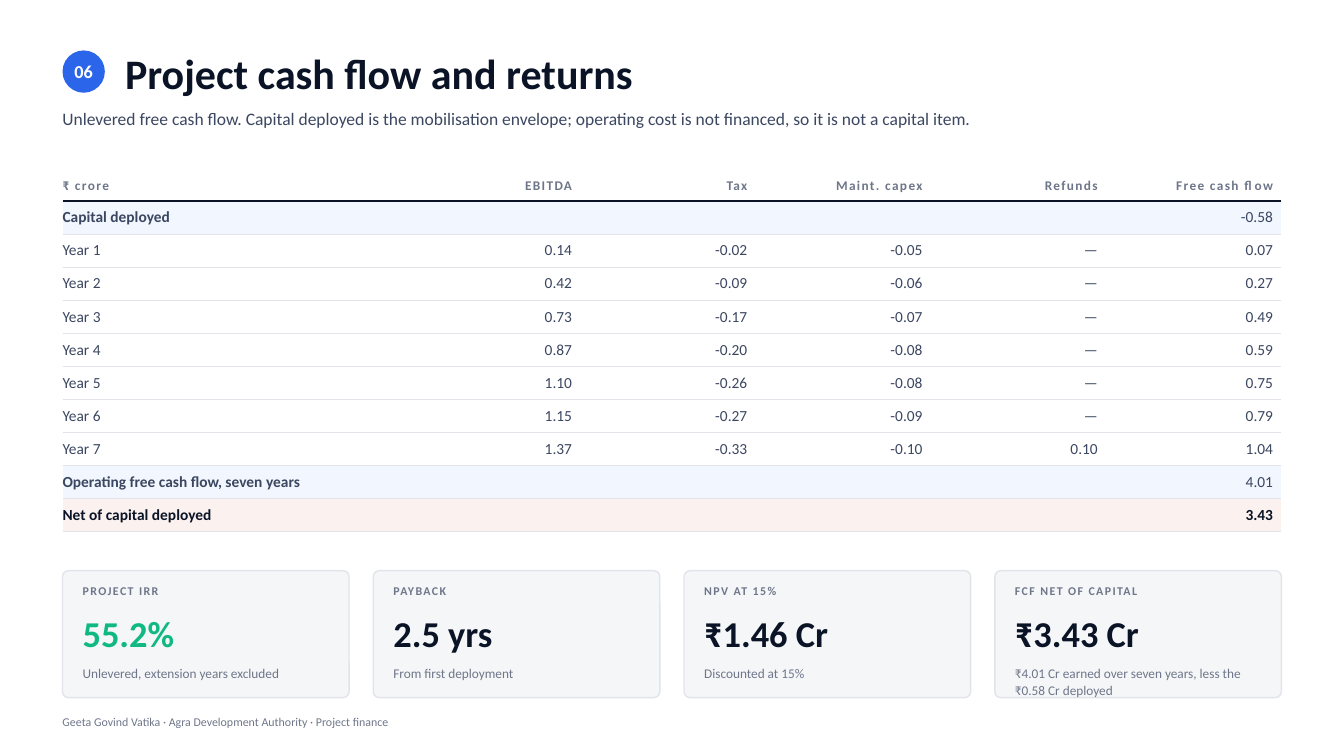
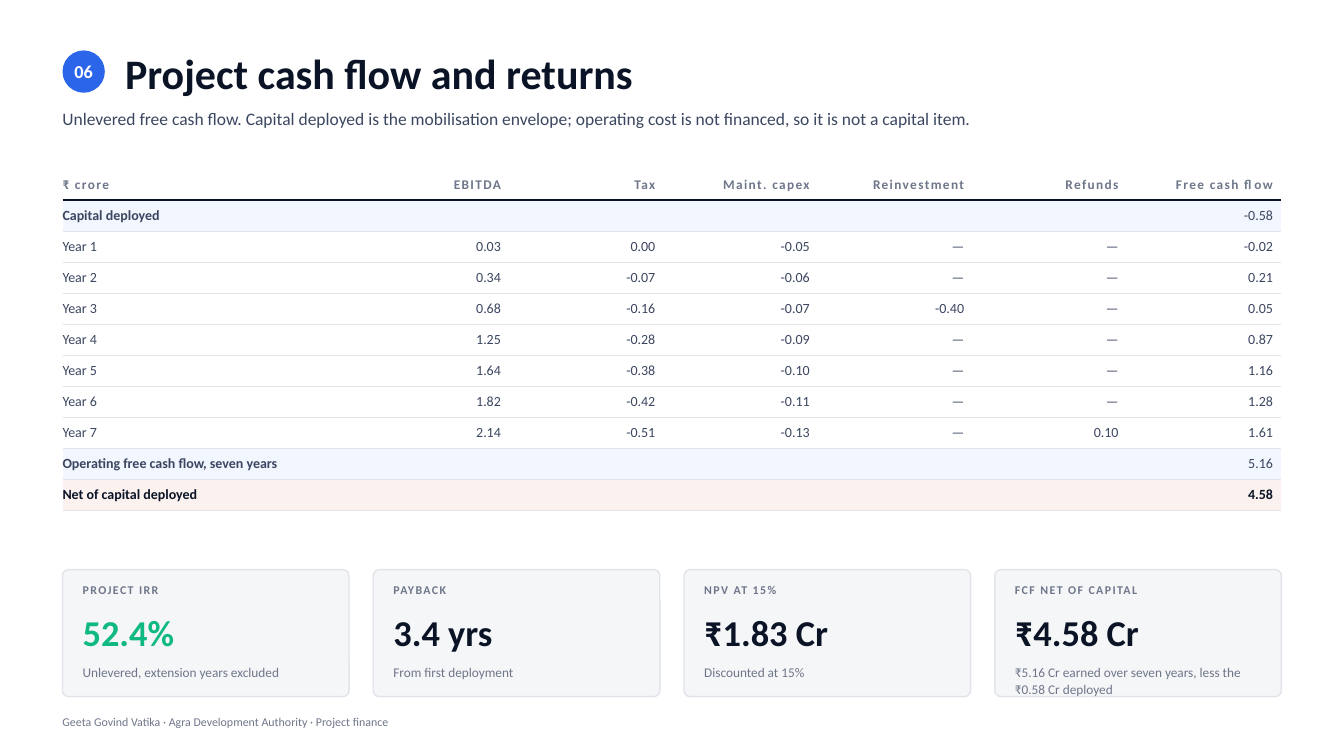
Before and after one commit to eodcfo/vappl-deck, a slide deck: slide 9 of pptx/EOD-Geeta-Govind-Vatika-Project-Finance.pptx (slide 8 before the commit). Drawn at 1344x756 pixels with LibreOffice and Linux fonts; fonts in the diff are those of the drawing. Boxes give left, top, right and bottom in pixels: in the first picture for what was removed or moved away, otherwise in the second. Text is boxed around its words. In the diff, an @@ line names an element or a change of style, - is before the commit and + after.

```diff
--- a/pptx/EOD-Geeta-Govind-Vatika-Project-Finance.pptx
+++ b/pptx/EOD-Geeta-Govind-Vatika-Project-Finance.pptx
@@ table at bbox=[63, 170, 1280, 506] @@
-column 2: EBITDA |  | 0.14 | 0.42 | 0.73 | 0.87 | 1.10 | 1.15 | 1.37 |  | 
-column 3: Tax |  | -0.02 | -0.09 | -0.17 | -0.20 | -0.26 | -0.27 | -0.33 |  | 
-column 4: Maint. capex |  | -0.05 | -0.06 | -0.07 | -0.08 | -0.08 | -0.09 | -0.10 |  | 
+column 2: EBITDA |  | 0.03 | 0.34 | 0.68 | 1.25 | 1.64 | 1.82 | 2.14 |  | 
+column 3: Tax |  | 0.00 | -0.07 | -0.16 | -0.28 | -0.38 | -0.42 | -0.51 |  | 
+column 4: Maint. capex |  | -0.05 | -0.06 | -0.07 | -0.09 | -0.10 | -0.11 | -0.13 |  | 
+column 5: Reinvestment |  | — | — | -0.40 | — | — | — | — |  | 
-column 6: Free cash flow | -0.58 | 0.07 | 0.27 | 0.49 | 0.59 | 0.75 | 0.79 | 1.04 | 4.01 | 3.43
+column 7: Free cash flow | -0.58 | -0.02 | 0.21 | 0.05 | 0.87 | 1.16 | 1.28 | 1.61 | 5.16 | 4.58
@@ text at bbox=[83, 621, 175, 647]: text changed @@
-55.2%
+52.4%
@@ text at bbox=[393, 622, 492, 652]: text changed @@
-2.5 yrs
+3.4 yrs
@@ text at bbox=[704, 621, 828, 647]: text changed @@
-₹1.46 Cr
+₹1.83 Cr
@@ text at bbox=[1015, 621, 1139, 647]: text changed @@
-₹3.43 Cr
+₹4.58 Cr
@@ text at bbox=[1015, 668, 1241, 696]: text changed @@
-₹4.01 Cr earned over seven years, less the ₹0.58 Cr deployed
+₹5.16 Cr earned over seven years, less the ₹0.58 Cr deployed
```
Also in this commit, not shown: 9 other slides changed, 1 slide added, 13 other files.
